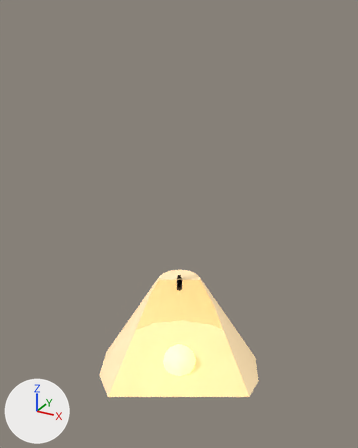
Renders of the glTF model ranch/assets/models/obj/pendant.glb from each side of a commit.
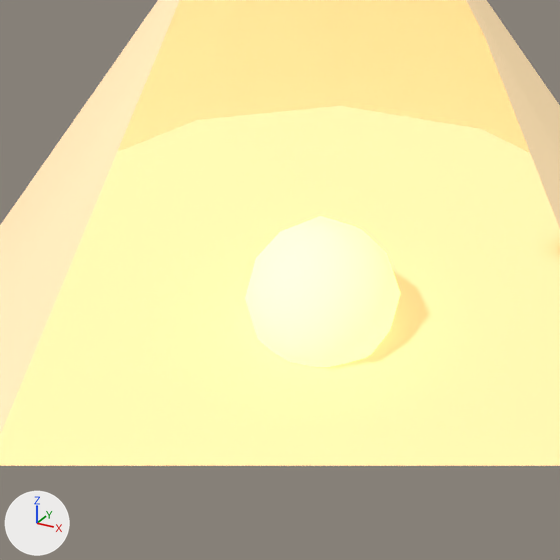
Each version appears first whole from a 50 mm camera at (0.581, -1.059, 2.73) aimed at (-0.001, 0.0, 2.2), and next in a close-up on the part from 31% to 64% of the width and 67% to 93% of the height. Every picture has the same lights, and +X, +Y and +Z are marked at lower left. The first two pictures are the older version. Everything nearer to the camera than a plane just in front of the edit is cut away. Where no turn or scale is listed for an object, it has been applied to the vertices.
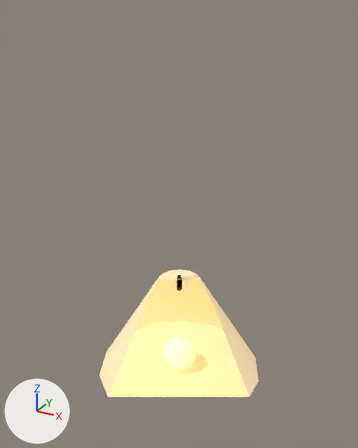
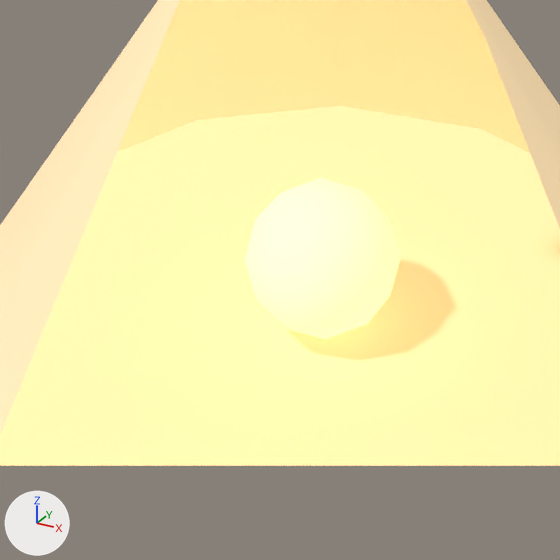
Boxes [x1, y1, x2, y2] around the edits, measured in the close-ups (560 x 560 px):
'Mesh_2', moved
    before: [245, 216, 401, 367]
    after: [244, 177, 401, 339]

Diff of the bpy script that builds the scene:
```diff
--- a/ranch/assets/models/obj/pendant.glb.py
+++ b/ranch/assets/models/obj/pendant.glb.py
@@ ob_mesh_2 @@
 ob_mesh_2 = bpy.data.objects.new('Mesh_2', me_mesh_2)
-ob_mesh_2.location = (0.0, 0.0, 1.75)
+ob_mesh_2.location = (0.0, 0.0, 1.78)
```
